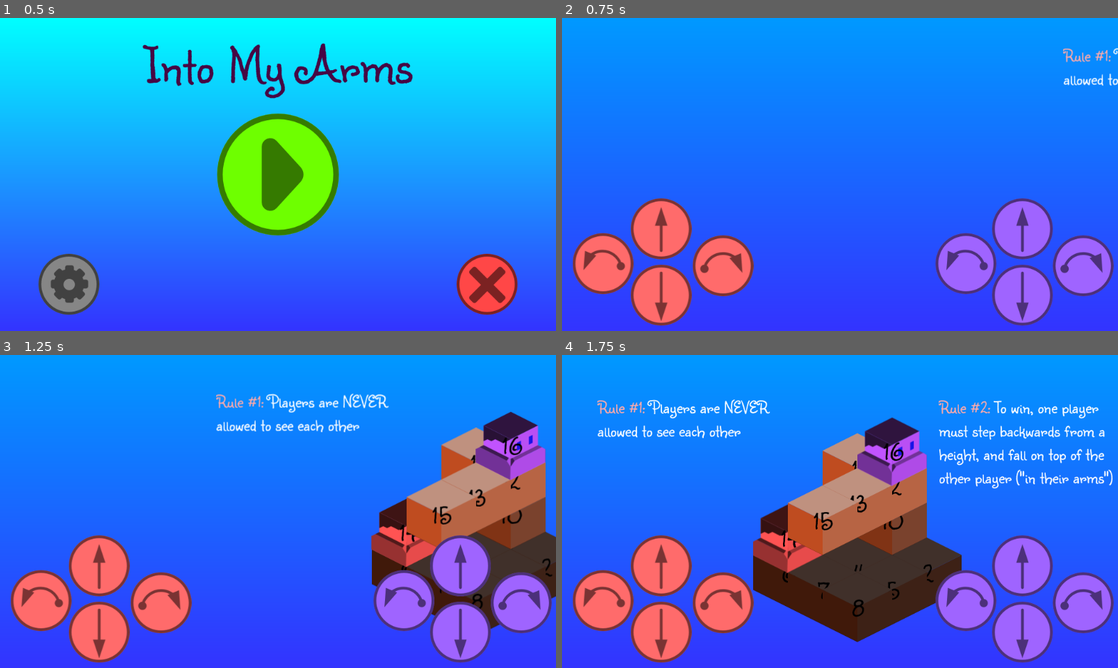
Above: before the commit, frames 1-4 (two rows, left to right).
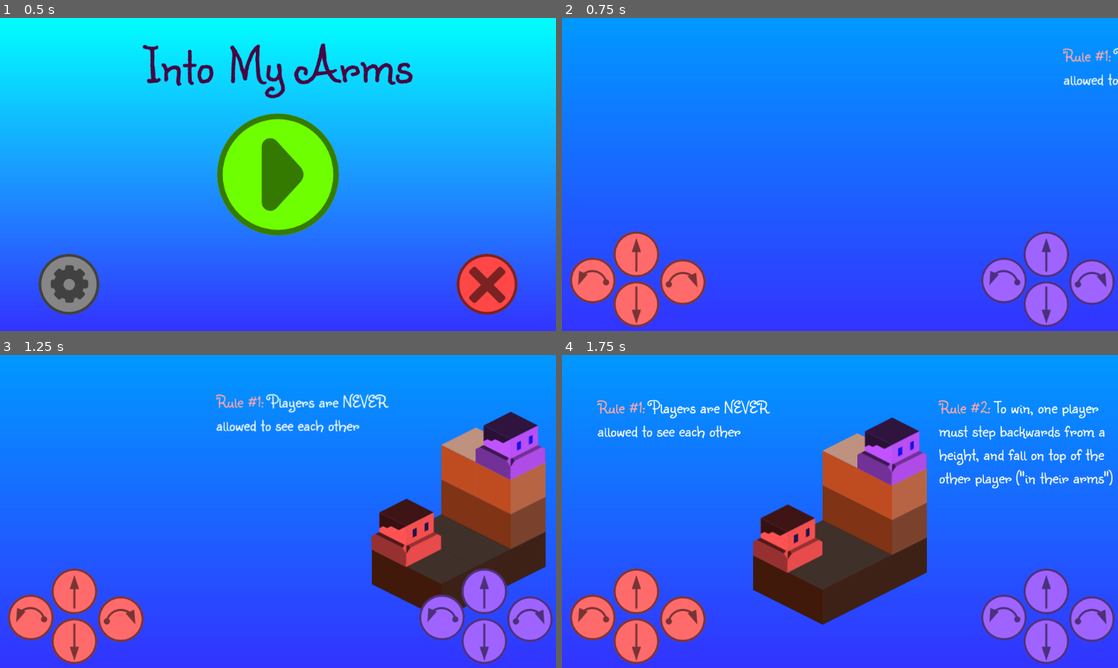
Above: after the commit, the same moments.

Repository: Pandaqi/Into-My-Arms
Game: Godot game, scene res://MainMenu.tscn
Same seed, same stepped clock (60 frames per second), same inputs: the game is played once before the commit and once after it.
Inputs (mouse positions are in pixels of both pictures, inside the frame that each line leads up to):
- Up to frame 1 (0.5 s): no input
- Up to frame 2 (0.75 s): click (840, 174) at 0.5 s
- Up to frame 3 (1.25 s): no input
- Up to frame 4 (1.75 s): no input

Frame 1 is identical in both runs. In frame 2, 13% of the frame differs, in the area x 1-100%, y 57-99%; in frame 3, 17%; in frame 4, 20%, in the area x 1-100%, y 27-99%.

Commit message:
Even better depth sorting, two levels, improved UI
Found a few other bugs in my depth sorting/tweening

Created the first two levels + saving of progress

Learned how to create custom sliders => still need to make them scale with the device someday.

Converted heart cutout animation to shader => looks much better and is easier to customize.

Diff:
--- a/Animations/Heart Cutout.tres
+++ b/Animations/Heart Cutout.tres
@@ -2,9 +2,8 @@
 
 [resource]
 resource_name = "Heart Cutout"
-length = 2.0
 tracks/0/type = "value"
-tracks/0/path = NodePath("HeartCutout:scale")
+tracks/0/path = NodePath("HeartCutout/ColorRect:material:shader_param/scale_factor")
 tracks/0/interp = 1
 tracks/0/loop_wrap = true
 tracks/0/imported = false
@@ -13,19 +12,5 @@
 "times": PoolRealArray( 0, 1 ),
 "transitions": PoolRealArray( 1, 1 ),
 "update": 0,
-"values": [ Vector2( 10, 10 ), Vector2( 3, 3 ) ]
+"values": [ 3.0, 0.5 ]
 }
-tracks/1/type = "method"
-tracks/1/path = NodePath(".")
-tracks/1/interp = 1
-tracks/1/loop_wrap = true
-tracks/1/imported = false
-tracks/1/enabled = true
-tracks/1/keys = {
-"times": PoolRealArray( 2 ),
-"transitions": PoolRealArray( 1 ),
-"values": [ {
-"args": [  ],
-"method": "display_options"
-} ]
-}
--- a/Levels/Level0.tscn
+++ b/Levels/Level0.tscn
@@ -1,8 +1,22 @@
-[gd_scene load_steps=3 format=2]
+[gd_scene load_steps=4 format=2]
 
 [ext_resource path="res://Levels/LevelSkeleton.tscn" type="PackedScene" id=1]
 [ext_resource path="res://Tutorial-Level1.tscn" type="PackedScene" id=2]
+[ext_resource path="res://Player.tscn" type="PackedScene" id=3]
 
 [node name="Node2D" index="0" instance=ExtResource( 1 )]
 
+[node name="Level0" parent="." index="2"]
+tile_data = PoolIntArray( 65538, 0, 0, 65539, 0, 0, 131074, 0, 0, 131075, 0, 0, 196610, 0, 0, 196611, 0, 0 )
+
+[node name="Player" parent="Level1" index="0" instance=ExtResource( 3 )]
+position = Vector2( -61.2924, 129.464 )
+
+[node name="Level2" parent="." index="4"]
+tile_data = PoolIntArray( -65536, 0, 0, -65535, 0, 0 )
+
+[node name="Player2" parent="Level3" index="0" instance=ExtResource( 3 )]
+position = Vector2( 126.49, -34.992 )
+PLAYER_NUM = 1
+
 [node name="Tutorial" parent="." index="13" instance=ExtResource( 2 )]
--- /dev/null
+++ b/Levels/Level1.tscn
@@ -0,0 +1,23 @@
+[gd_scene load_steps=3 format=2]
+
+[ext_resource path="res://Levels/LevelSkeleton.tscn" type="PackedScene" id=1]
+[ext_resource path="res://Player.tscn" type="PackedScene" id=2]
+
+[node name="Node2D" index="0" instance=ExtResource( 1 )]
+cur_level = 1
+
+[node name="Level0" parent="." index="2"]
+tile_data = PoolIntArray( 131074, 0, 0, 131075, 0, 0, 196610, 0, 0, 196611, 0, 0, 196612, 0, 0, 262147, 0, 0, 262148, 0, 0 )
+
+[node name="Level1" parent="." index="3"]
+tile_data = PoolIntArray( 65537, 0, 0, 65538, 0, 0, 131073, 0, 0, 131074, 0, 0, 196610, 0, 0 )
+
+[node name="Level2" parent="." index="4"]
+tile_data = PoolIntArray( 0, 0, 0, 1, 0, 0, 65536, 0, 0, 131073, 0, 0 )
+
+[node name="Player" parent="Level3" index="0" instance=ExtResource( 2 )]
+position = Vector2( -63.5927, -2.37785 )
+
+[node name="Player2" parent="Level3" index="1" instance=ExtResource( 2 )]
+position = Vector2( 60.7244, -3.19573 )
+PLAYER_NUM = 1
--- a/Levels/LevelSkeleton.tscn
+++ b/Levels/LevelSkeleton.tscn
@@ -1,17 +1,17 @@
-[gd_scene load_steps=16 format=2]
+[gd_scene load_steps=18 format=2]
 
 [ext_resource path="res://TilesetBLUP.tres" type="TileSet" id=1]
-[ext_resource path="res://Player.tscn" type="PackedScene" id=2]
+[ext_resource path="res://Textures/game_win_heart.png" type="Texture" id=2]
 [ext_resource path="res://Shaders/BackgroundGradient.shader" type="Shader" id=3]
 [ext_resource path="res://Scripts/Camera.gd" type="Script" id=4]
 [ext_resource path="res://Fonts/BasicFont16.tres" type="DynamicFont" id=5]
 [ext_resource path="res://Scripts/Main.gd" type="Script" id=6]
+[ext_resource path="res://Animations/Heart Cutout.tres" type="Animation" id=7]
 [ext_resource path="res://ScaleManager.tscn" type="PackedScene" id=10]
 [ext_resource path="res://Scripts/GUI.gd" type="Script" id=13]
 [ext_resource path="res://Scripts/PlayerViewDrawer.gd" type="Script" id=14]
 [ext_resource path="res://Scripts/PauseScreen.gd" type="Script" id=15]
 [ext_resource path="res://Effects/WinParticleEffect.tscn" type="PackedScene" id=17]
-[ext_resource path="res://Textures/game_win_screen.png" type="Texture" id=18]
 [ext_resource path="res://Textures/mobile_buttons.png" type="Texture" id=20]
 
 [sub_resource type="ShaderMaterial" id=1]
@@ -25,6 +25,43 @@
 tonemap_mode = 2
 tonemap_exposure = 0.75
 glow_enabled = true
+
+[sub_resource type="Shader" id=3]
+code = "shader_type canvas_item;
+
+uniform sampler2D heart_tex;
+uniform float scale_factor = 0.5;
+
+void fragment() {
+	float scale_factor_y = scale_factor + sin(TIME*4.0)*0.05;
+	float scale_factor_x = scale_factor_y * 0.5;
+//
+	float x = min( max( (UV.x - 0.5 + 0.5*scale_factor_x)*(1.0/scale_factor_x), 0.0), 1.0);
+	float y = min( max( (UV.y - 0.5 + 0.5*scale_factor_y)*(1.0/scale_factor_y), 0.0), 1.0);
+
+//  LOGIC FLOW THAT HELPED ME FIGURE OUT HOW TO CENTER/SCALE THE HEART PROPERLY
+//	float x = UV.x;
+//	if(x < 0.5 - 0.5*scale_factor_x || x > 0.5 + 0.5*scale_factor_x) {
+//		x = 0.0;
+//	} else {
+//		x = (UV.x - 0.5 + 0.5*scale_factor_x)*(1.0/scale_factor_x);
+//	}
+//////
+//	float y = UV.y;
+//	if(y < 0.25 || y > 0.75) {
+//		y = 0.0;
+//	} else {
+//		y = (UV.y - 0.25)*2.0;
+//	}
+
+	// SET COLOR, but with the heart cut out
+	COLOR = vec4(1.0, 1.0, 1.0, 1.0 - texture(heart_tex, vec2(x,y)).a);
+}"
+
+[sub_resource type="ShaderMaterial" id=4]
+shader = SubResource( 3 )
+shader_param/scale_factor = 3.0
+shader_param/heart_tex = ExtResource( 2 )
 
 [node name="Node2D" type="Node2D"]
 script = ExtResource( 6 )
@@ -73,10 +110,6 @@
 cell_y_sort = true
 format = 1
 tile_data = PoolIntArray( 1, 0, 0, 2, 0, 0 )
-
-[node name="Player" parent="Level1" instance=ExtResource( 2 )]
-modulate = Color( 1, 0.32549, 0.32549, 1 )
-position = Vector2( -62.3815, 128.329 )
 
 [node name="Level2" type="TileMap" parent="." groups=[
 "TileMaps",
@@ -100,11 +133,6 @@
 cell_y_sort = true
 format = 1
 
-[node name="Player2" parent="Level3" instance=ExtResource( 2 )]
-modulate = Color( 0.756863, 0.32549, 1, 1 )
-position = Vector2( 129.651, -28.2498 )
-PLAYER_NUM = 1
-
 [node name="EmptyTilemap" type="TileMap" parent="."]
 mode = 1
 tile_set = ExtResource( 1 )
@@ -130,6 +158,7 @@
 ]]
 modulate = Color( 1, 0.419608, 0.419608, 1 )
 position = Vector2( 0.0613708, 285.711 )
+scale = Vector2( 0.75, 0.75 )
 
 [node name="Left1" type="TextureButton" parent="GUI/Player1Controls"]
 anchor_right = 1.0
@@ -214,6 +243,7 @@
 ]]
 modulate = Color( 0.623529, 0.392157, 1, 1 )
 position = Vector2( 507.29, 282.113 )
+scale = Vector2( 0.75, 0.75 )
 
 [node name="Left2" type="TextureButton" parent="GUI/Player2Controls"]
 anchor_right = 1.0
@@ -295,17 +325,26 @@
 layer = 5
 script = ExtResource( 15 )
 
-[node name="HeartCutout" type="Sprite" parent="PauseScreen"]
-visible = false
-position = Vector2( 75.1407, 104.544 )
-scale = Vector2( 3, 3 )
-texture = ExtResource( 18 )
-
 [node name="WinParticleEffect" parent="PauseScreen" instance=ExtResource( 17 )]
 position = Vector2( 0, -1 )
 
+[node name="HeartCutout" type="Control" parent="PauseScreen"]
+visible = false
+anchor_right = 1.0
+anchor_bottom = 1.0
+__meta__ = {
+"_edit_use_anchors_": false
+}
+
+[node name="ColorRect" type="ColorRect" parent="PauseScreen/HeartCutout"]
+material = SubResource( 4 )
+anchor_right = 1.0
+anchor_bottom = 1.0
+__meta__ = {
+"_edit_use_anchors_": false
+}
+
 [node name="Control" type="Control" parent="PauseScreen"]
-visible = false
 anchor_right = 1.0
 anchor_bottom = 1.0
 grow_horizontal = 0
@@ -418,6 +457,9 @@
 frame = 6
 
 [node name="Tween" type="Tween" parent="PauseScreen"]
+
+[node name="AnimationPlayer" type="AnimationPlayer" parent="PauseScreen"]
+"anims/Heart Cutout" = ExtResource( 7 )
 
 [node name="PlayerView0" type="Node2D" parent="."]
 modulate = Color( 3, 3, 3, 1 )
--- a/MainMenu.tscn
+++ b/MainMenu.tscn
@@ -7,11 +7,25 @@
 [ext_resource path="res://Fonts/BasicFont32.tres" type="DynamicFont" id=5]
 [ext_resource path="res://Fonts/BasicFont16.tres" type="DynamicFont" id=6]
 [ext_resource path="res://ScaleManager.tscn" type="PackedScene" id=7]
+[ext_resource path="res://Textures/slider_grabber.png" type="Texture" id=8]
 
 [sub_resource type="ShaderMaterial" id=1]
 shader = ExtResource( 1 )
 shader_param/grad_bottom = Vector3( 0.2, 0.2, 1 )
 shader_param/grad_top = Vector3( 0, 1, 1 )
+
+[sub_resource type="StyleBoxFlat" id=2]
+content_margin_top = 15.0
+content_margin_bottom = 15.0
+bg_color = Color( 0.4, 0.337255, 0.282353, 1 )
+corner_radius_top_left = 5
+corner_radius_top_right = 5
+corner_radius_bottom_right = 5
+corner_radius_bottom_left = 5
+shadow_size = 2
+
+[sub_resource type="StyleBoxFlat" id=3]
+bg_color = Color( 1, 0.27451, 0.27451, 1 )
 
 [node name="Node2D" type="Node2D"]
 script = ExtResource( 4 )
@@ -168,10 +182,10 @@
 }
 
 [node name="VBoxContainer" type="VBoxContainer" parent="Settings/Control/CenterContainer"]
-margin_left = 181.0
-margin_top = 68.0
-margin_right = 330.0
-margin_bottom = 220.0
+margin_left = 93.0
+margin_top = 25.0
+margin_right = 418.0
+margin_bottom = 263.0
 __meta__ = {
 "_edit_use_anchors_": false
 }
@@ -180,7 +194,7 @@
 "Font32",
 "ResizableNodes",
 ]]
-margin_right = 149.0
+margin_right = 325.0
 margin_bottom = 42.0
 custom_fonts/font = ExtResource( 5 )
 custom_colors/font_color = Color( 0.054902, 0.211765, 0.419608, 1 )
@@ -192,14 +206,16 @@
 
 [node name="AmbientSound" type="HBoxContainer" parent="Settings/Control/CenterContainer/VBoxContainer"]
 margin_top = 46.0
-margin_right = 149.0
-margin_bottom = 67.0
+margin_right = 325.0
+margin_bottom = 110.0
+custom_constants/separation = 30
 
 [node name="Label2" type="Label" parent="Settings/Control/CenterContainer/VBoxContainer/AmbientSound" groups=[
 "ResizableNodes",
 ]]
+margin_top = 21.0
 margin_right = 92.0
-margin_bottom = 21.0
+margin_bottom = 42.0
 custom_fonts/font = ExtResource( 6 )
 custom_colors/font_color = Color( 0, 0, 0, 1 )
 text = "Ambient Volume"
@@ -209,26 +225,32 @@
 }
 
 [node name="HSlider" type="HSlider" parent="Settings/Control/CenterContainer/VBoxContainer/AmbientSound"]
-margin_left = 96.0
-margin_right = 149.0
-margin_bottom = 21.0
-rect_min_size = Vector2( 50, 0 )
+margin_left = 122.0
+margin_right = 325.0
+margin_bottom = 64.0
+rect_min_size = Vector2( 200, 0 )
 size_flags_horizontal = 3
 size_flags_vertical = 3
+custom_icons/grabber_highlight = ExtResource( 8 )
+custom_icons/grabber = ExtResource( 8 )
+custom_styles/slider = SubResource( 2 )
+custom_styles/grabber_area = SubResource( 3 )
 __meta__ = {
 "_edit_use_anchors_": false
 }
 
 [node name="SoundFX" type="HBoxContainer" parent="Settings/Control/CenterContainer/VBoxContainer"]
-margin_top = 71.0
-margin_right = 149.0
-margin_bottom = 92.0
+margin_top = 114.0
+margin_right = 325.0
+margin_bottom = 178.0
+custom_constants/separation = 30
 
 [node name="Label2" type="Label" parent="Settings/Control/CenterContainer/VBoxContainer/SoundFX" groups=[
 "ResizableNodes",
 ]]
+margin_top = 21.0
 margin_right = 95.0
-margin_bottom = 21.0
+margin_bottom = 42.0
 custom_fonts/font = ExtResource( 6 )
 custom_colors/font_color = Color( 0, 0, 0, 1 )
 text = "Sound FX Volume"
@@ -237,27 +259,31 @@
 "_edit_use_anchors_": false
 }
 
-[node name="HSlider" type="HSlider" parent="Settings/Control/CenterContainer/VBoxContainer/SoundFX"]
-margin_left = 99.0
-margin_right = 149.0
-margin_bottom = 21.0
-rect_min_size = Vector2( 50, 0 )
+[node name="HSlider3" type="HSlider" parent="Settings/Control/CenterContainer/VBoxContainer/SoundFX"]
+margin_left = 125.0
+margin_right = 325.0
+margin_bottom = 64.0
+rect_min_size = Vector2( 200, 0 )
 size_flags_horizontal = 3
 size_flags_vertical = 3
+custom_icons/grabber_highlight = ExtResource( 8 )
+custom_icons/grabber = ExtResource( 8 )
+custom_styles/slider = SubResource( 2 )
+custom_styles/grabber_area = SubResource( 3 )
 __meta__ = {
 "_edit_use_anchors_": false
 }
 
 [node name="CenterContainer" type="CenterContainer" parent="Settings/Control/CenterContainer/VBoxContainer"]
-margin_top = 96.0
-margin_right = 149.0
-margin_bottom = 152.0
+margin_top = 182.0
+margin_right = 325.0
+margin_bottom = 238.0
 
 [node name="CloseSettings" type="TextureButton" parent="Settings/Control/CenterContainer/VBoxContainer/CenterContainer" groups=[
 "ResizableNodes",
 ]]
-margin_left = 46.0
-margin_right = 102.0
+margin_left = 134.0
+margin_right = 190.0
 margin_bottom = 56.0
 rect_min_size = Vector2( 56, 56 )
 
--- a/Player.tscn
+++ b/Player.tscn
@@ -45,6 +45,21 @@
 hframes = 2
 
 [node name="DepthLabel" type="Label" parent="."]
+visible = false
+margin_left = -17.4585
+margin_top = -62.1521
+margin_right = 22.5415
+margin_bottom = 0.84787
+custom_fonts/font = ExtResource( 8 )
+custom_colors/font_color = Color( 0, 0, 0, 1 )
+text = "0"
+align = 1
+__meta__ = {
+"_edit_use_anchors_": false
+}
+
+[node name="PosLabel" type="Label" parent="."]
+visible = false
 margin_left = -17.4585
 margin_top = -62.1521
 margin_right = 22.5415
--- a/Scripts/Global.gd
+++ b/Scripts/Global.gd
@@ -49,6 +49,9 @@
 	write_save_game.store_line(to_json(content))
 	write_save_game.close()
 
+	# update the cur level counter here
+	cur_level += 1
+
 func set_prev_camera_pos(pos):
 	prev_camera_pos = pos
 
--- a/Scripts/Main.gd
+++ b/Scripts/Main.gd
@@ -11,6 +11,7 @@
 var ALL_SPRITES = []
 
 var update_depth_sort = false
+export (int) var cur_level = 0
 
 # Converts vector3 to a string-version that is better for dictionaries
 # (Plain vector3s give precision errors)
--- a/Scripts/MainMenu.gd
+++ b/Scripts/MainMenu.gd
@@ -4,8 +4,10 @@
 onready var cur_active_screen = $Play
 
 func _ready():
-	pass
-	# check the save file => creates one if needed
+	# check if save file exists
+	# => if so, get current level from it
+	# => if not, create it
+	Global.check_save_file()
 
 	# start fullscreen
 	#OS.window_fullscreen = true
--- a/Scripts/PauseScreen.gd
+++ b/Scripts/PauseScreen.gd
@@ -87,15 +87,8 @@
 		# use heart cutout animation (make visible, set position to point at player)
 		var hc = get_node("HeartCutout")
 		hc.set_visible(true)
-		hc.set_position(pos)
-
-		var cur_camera_zoom = get_node("/root/Node2D/Camera").get_zoom()
-		var start_scale = 10.0 / cur_camera_zoom.x * Vector2(1,1)
-		var end_scale = 3.0 / cur_camera_zoom.x * Vector2(1,1)
-
-		tw.interpolate_property(hc, "scale",
-								start_scale, end_scale,
-								1.0, Tween.TRANS_LINEAR, Tween.TRANS_LINEAR)
+
+		$AnimationPlayer.play("Heart Cutout")
 
 		tw.interpolate_property(hc, "modulate",
 								Color(1.0, 0.5, 0.5), Color(0.2, 0.0, 0.0),
@@ -171,6 +164,9 @@
 	# remember this is a new level, not a retry
 	Global.set_retry(false)
 
+	# remember we made progress
+	Global.save_progress(get_node("/root/Node2D").cur_level)
+
 	# disable cutout
 	get_node("HeartCutout").set_visible(false)
 
@@ -208,10 +204,8 @@
 			Global.set_prev_camera_pos( get_node("/root/Node2D/Camera").get_position() )
 
 			# load next level
-			print("TO DO: Actually load next level, instead of reloading current")
-
-			get_tree().reload_current_scene()
-
-	# scale changes on game win/loss
-	elif key == ":scale":
+			get_tree().change_scene("res://Levels/Level" + str(Global.get_cur_level()) + ".tscn")
+
+	# modulate/scale changes on game win/loss
+	elif key == ":modulate" or key == ":scale":
 		display_options()
--- a/Scripts/Player.gd
+++ b/Scripts/Player.gd
@@ -63,7 +63,7 @@
 	TILEMAP_POS.z = int( tilemap.get_name().substr(5,1) )
 
 	# intialize a faster speed for animations
-	$AnimationPlayer.set_speed_scale(2.0)
+	$AnimationPlayer.set_speed_scale(1.0)
 
 	# color the sprite (player 1 and 2 have distinct colors)
 	var player_colors = [Color(1.0, 83/255.0, 83/255.0), Color(193/255.0, 83/255.0, 1.0)]
@@ -122,6 +122,8 @@
 	blink_timer.set_wait_time(rand_range(3,8))
 
 func _process(delta):
+	$PosLabel.set_text(str(TILEMAP_POS))
+
 	# if we're NOT moving ...
 	if not is_moving:
 		# check what this player can see
@@ -306,17 +308,13 @@
 								null, cell_pos,
 								fall_tween_duration, Tween.TRANS_LINEAR, Tween.TRANS_LINEAR)
 
-	TILEMAP_POS = new_tilemap_position
 	update_position_in_grid(new_tilemap_position, old_tilemap_position)
 
-#	tween.interpolate_property(self, "TILEMAP_POS",
-#								null, new_tilemap_position,
-#								tween_duration, Tween.TRANS_LINEAR, Tween.TRANS_LINEAR)
-#
-#	tween.interpolate_property(self, "CUR_HEIGHT",
-#								null, (CUR_HEIGHT - 1),
-#								tween_duration, Tween.TRANS_LINEAR, Tween.TRANS_LINEAR)
-#
+	tween.interpolate_property(self, "TILEMAP_POS",
+								null, new_tilemap_position,
+								fall_tween_duration, Tween.TRANS_LINEAR, Tween.TRANS_LINEAR)
+
+
 	tween.start()
 
 func get_dir_vector():
@@ -377,16 +375,25 @@
 	# update the actual tilemap position (via a tween)
 	tween.interpolate_property(self, "TILEMAP_POS",
 							   null, temp_pos,
-							move_tween_duration, Tween.TRANS_LINEAR, Tween.TRANS_LINEAR)
+								move_tween_duration, Tween.TRANS_LINEAR, Tween.TRANS_LINEAR)
 
 	# start the tween
 	tween.start()
 
 func _on_Tween_tween_completed(object, key):
 	# if this was a position tween ... (aka movement)
-	if key == ":position":
+	# NOTE: Previously, I checked the ":position" property => DON'T DO THIS
+	#       It caused slight imprecisions in TILEMAP_POS, because position tween ended _before_ the TILEMAP_POS
+	#		These imprecisions caused huge depth sorting issues over time.
+	if key == ":TILEMAP_POS":
 		# ... reset movement variable
 		is_moving = false
+
+		# update bounds one last time
+		update_bounds()
+
+		# update depth sort one last time
+		get_node("/root/Node2D").update_depth_sort = true
 
 		# check if there's something blocking the view towards this player
 		check_blocking_objects()
--- a/Scripts/ScaleManager.gd
+++ b/Scripts/ScaleManager.gd
@@ -19,6 +19,9 @@
 
 			else:
 				node.set_meta("initial_size", 16)
+
+		elif (node is Node2D):
+			node.set_meta("initial_size", node.get_scale())
 
 		# TO DO: Get initial scale for Labels and Sprites (but HOW)
 
@@ -84,14 +87,12 @@
 
 		# container nodes will always start at scale (1,1) and just use the scale level
 		elif node is Node2D:
-			node.set_scale( scale_level * Vector2(1,1) )
+			node.set_scale( scale_level * node.get_meta("initial_size") )
 
 		elif node is TextureButton:
 			# scale minimum size of button (otherwise, button isn't clickable and doesn't center align)
 			var new_rect_size = node.get_meta("initial_size") * scale_level
 			node.rect_min_size = new_rect_size
-
-			print(new_rect_size)
 
 			# scale sprite(s) that are children
 			# I make all buttons 4X the (56, 56) size to support all resolutions (and keep power of 2 scales)
--- a/Tiles/TileGround.tscn
+++ b/Tiles/TileGround.tscn
@@ -15,6 +15,7 @@
 script = ExtResource( 3 )
 
 [node name="DepthLabel" type="Label" parent="."]
+visible = false
 margin_left = -32.7631
 margin_top = -62.4251
 margin_right = 36.2369
Not shown: 1 places in MainMenu.tscn that only renumber resources
Binary file changed: Textures/game_win_heart.png
Binary file added: Textures/slider_grabber.png
Not shown, added: Textures/slider_grabber.png.import
Binary file added: Textures/slider_slider.png
Not shown, added: Textures/slider_slider.png.import
Not shown, changed: Affinity Files/player_characters.afdesign
Not shown, changed: Textures/mobile_buttons.afdesign
